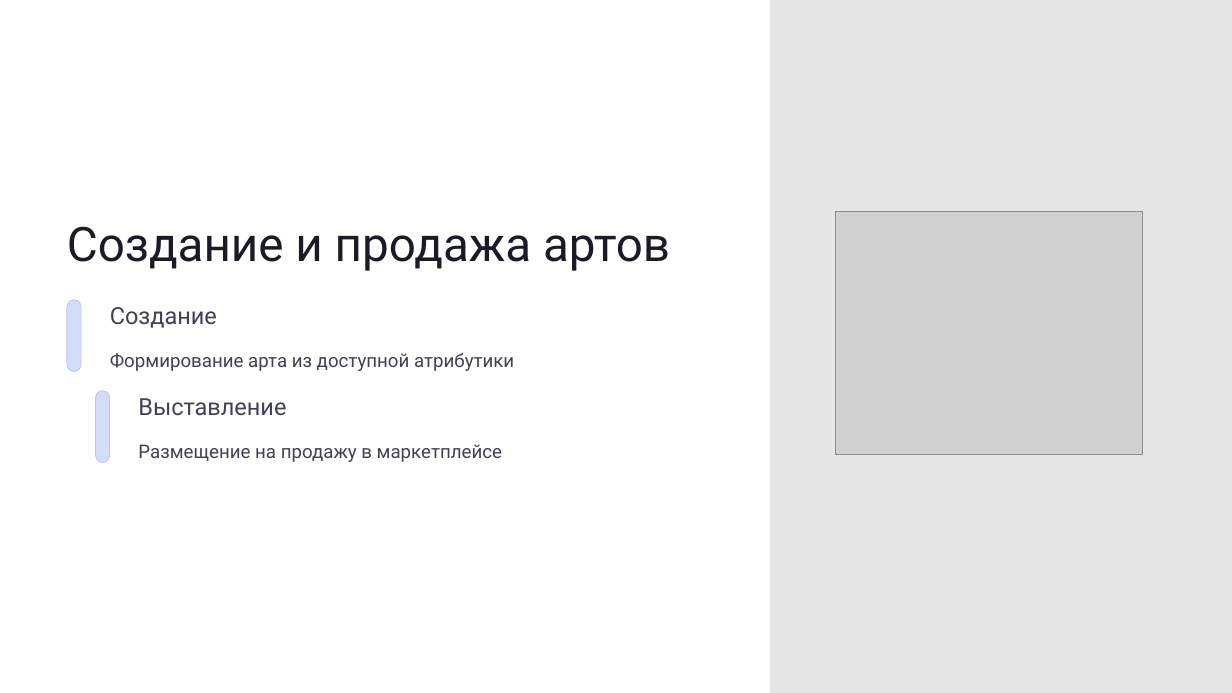
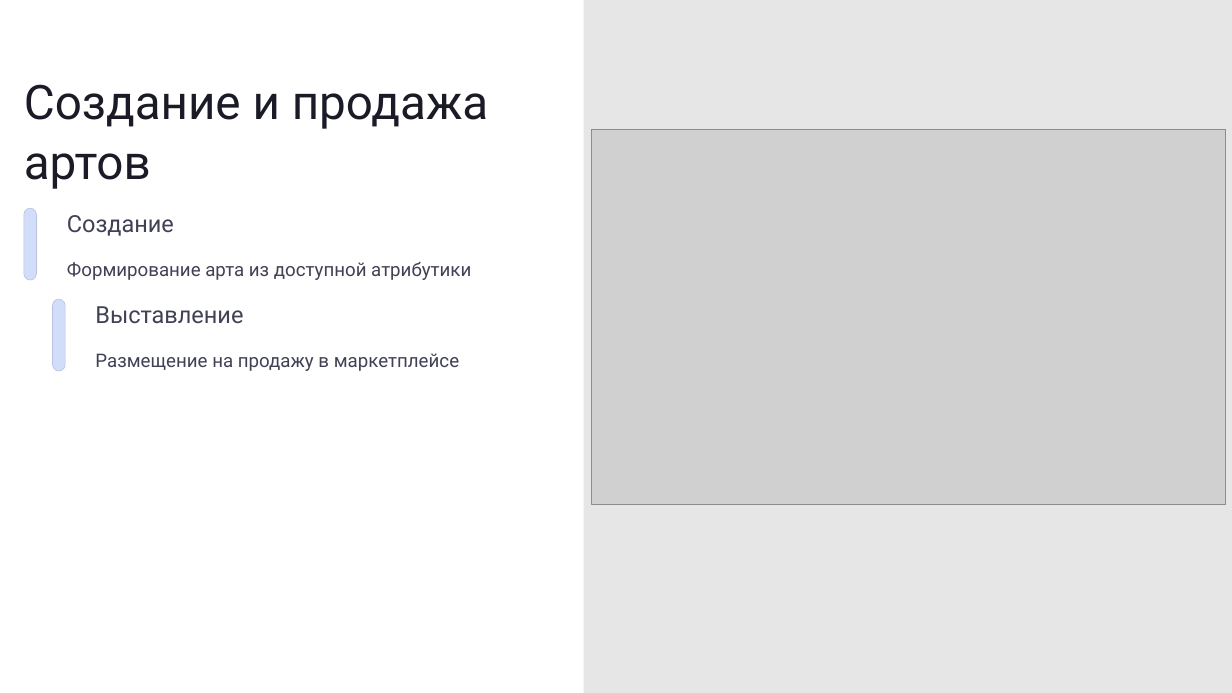
Before and after one commit to SomeDumbShit/CryptoNFTCoin, a slide deck: slide 7 of презентация.pptx. Drawn at 1232x693 pixels with LibreOffice and Linux fonts; fonts in the diff are those of the drawing; grey boxes stand for pictures. Boxes give left, top, right and bottom in pixels: in the first picture for what was removed or moved away, otherwise in the second. Text is boxed around its words. In the diff, an @@ line names an element or a change of style, - is before the commit and + after.

```diff
--- a/презентация.pptx
+++ b/презентация.pptx
@@ rectangle: place and size @@
-rectangle at [770,0,1232,693]
+rectangle at [584,0,1232,693]
@@ text at [24,84,489,189]: text changed @@
-Создание и продажа артов
+Создание и продажа
+артов
@@ picture added at [592,130,1226,504] @@
@@ rounded rectangle: place and size @@
-rounded rectangle at [67,300,82,371]
+rounded rectangle at [24,208,36,280]
@@ text "Создание": place and size @@
-text "Создание" at [110,307,217,328]
+text "Создание" at [67,215,174,236]
@@ picture removed at [835,212,1143,455] @@
@@ text "Формирование арта из доступной атрибутики": place and size @@
-text "Формирование арта из доступной атрибутики" at [110,353,514,371]
+text "Формирование арта из доступной атрибутики" at [67,262,471,280]
@@ rounded rectangle: place and size @@
-rounded rectangle at [95,390,110,462]
+rounded rectangle at [52,299,65,370]
@@ text "Выставление": place and size @@
-text "Выставление" at [138,398,286,415]
+text "Выставление" at [95,306,243,323]
@@ text "Размещение на продажу в маркетплейсе": place and size @@
-text "Размещение на продажу в маркетплейсе" at [138,444,502,462]
+text "Размещение на продажу в маркетплейсе" at [95,353,459,371]
```
Also in this commit, not shown: 3 other slides changed, 3 slides added, 1 other file.
